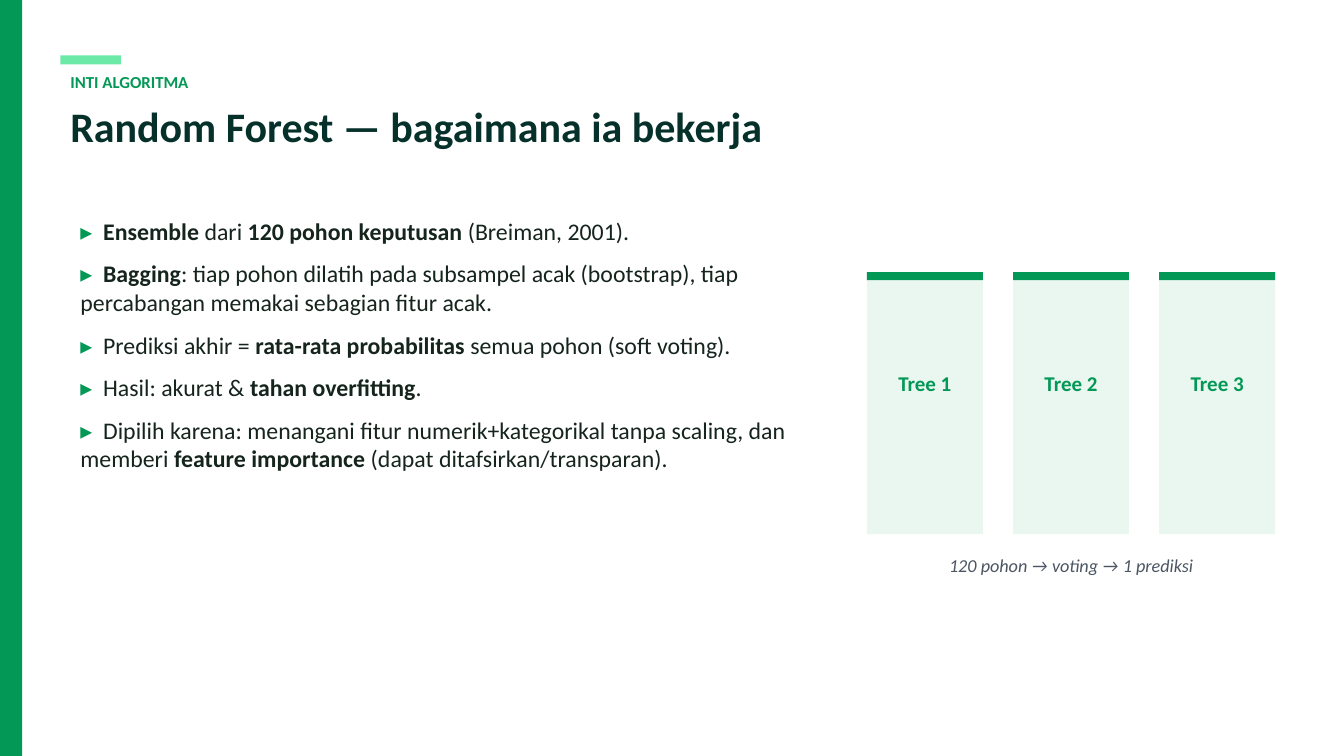
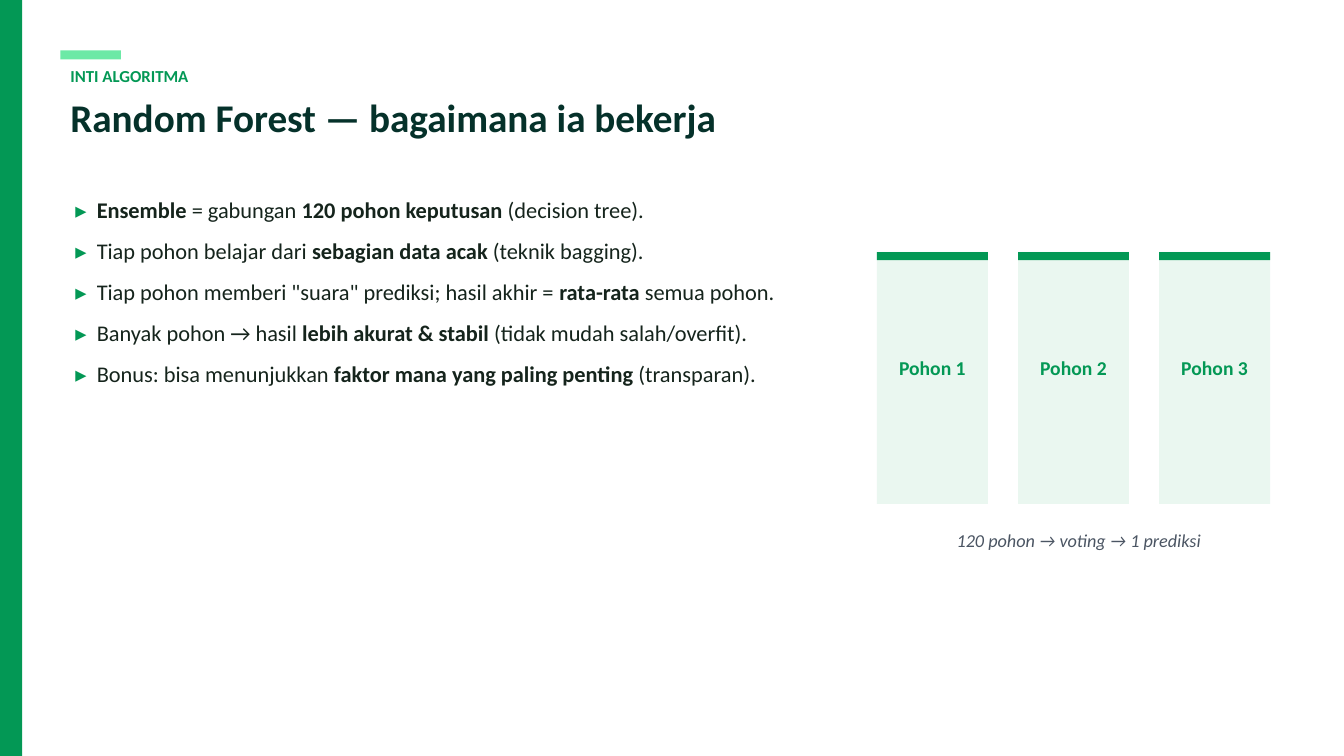
Before and after one commit to steffenkwik/machinelearning-ai, a slide deck: slide 5 of StuntCare_AI_Presentation.pptx. Drawn at 1344x756 pixels with LibreOffice and Linux fonts; fonts in the diff are those of the drawing. Boxes give left, top, right and bottom in pixels: in the first picture for what was removed or moved away, otherwise in the second. Text is boxed around its words. In the diff, an @@ line names an element or a change of style, - is before the commit and + after.

```diff
--- a/StuntCare_AI_Presentation.pptx
+++ b/StuntCare_AI_Presentation.pptx
@@ rectangle: place and size @@
-rectangle at (60,55,121,65)
+rectangle at (60,50,121,59)
@@ text "Random Forest — bagaimana ia ...": place and size @@
-text "Random Forest — bagaimana ia ..." at (70,112,762,149)
+text "Random Forest — bagaimana ia ..." at (70,104,715,139)
@@ text "Random Forest — bagaimana ia ..." at (70,104,715,139): size 30 to 28 pt @@
@@ text "INTI ALGORITMA": place and size @@
-text "INTI ALGORITMA" at (70,77,188,88)
+text "INTI ALGORITMA" at (70,71,188,82)
@@ text at (97,202,774,386): text changed; size 17 to 16 pt @@
-▸ Ensemble dari 120 pohon keputusan (Breiman, 2001).
-▸ Bagging: tiap pohon dilatih pada subsampel acak (bootstrap), tiap percabangan memakai sebagian fitur acak.
-▸ Prediksi akhir = rata-rata probabilitas semua pohon (soft voting).
-▸ Hasil: akurat & tahan overfitting.
-▸ Dipilih karena: menangani fitur numerik+kategorikal tanpa scaling, dan memberi feature importance (dapat ditafsirkan/transparan).
+▸ Ensemble = gabungan 120 pohon keputusan (decision tree).
+▸ Tiap pohon belajar dari sebagian data acak (teknik bagging).
+▸ Tiap pohon memberi "suara" prediksi; hasil akhir = rata-rata semua pohon.
+▸ Banyak pohon → hasil lebih akurat & stabil (tidak mudah salah/overfit).
+▸ Bonus: bisa menunjukkan faktor mana yang paling penting (transparan).
@@ rectangle: place and size @@
-rectangle at (867,272,983,280)
+rectangle at (877,252,988,260)
@@ rectangle: place and size @@
-rectangle at (867,272,983,534)
+rectangle at (877,252,988,504)
@@ rectangle: place and size @@
-rectangle at (1013,272,1129,280)
+rectangle at (1018,252,1129,260)
@@ rectangle: place and size @@
-rectangle at (1013,272,1129,534)
+rectangle at (1018,252,1129,504)
@@ rectangle: place and size @@
-rectangle at (1159,272,1275,280)
+rectangle at (1159,252,1270,260)
@@ rectangle: place and size @@
-rectangle at (1159,272,1275,534)
+rectangle at (1159,252,1270,504)
@@ text at (899,361,966,375): text changed; size 15 to 14 pt @@
-Tree 1
+Pohon 1
@@ text at (1040,361,1107,375): text changed; size 15 to 14 pt @@
-Tree 2
+Pohon 2
@@ text at (1181,361,1248,375): text changed; size 15 to 14 pt @@
-Tree 3
+Pohon 3
@@ text "120 pohon → voting → ...": place and size @@
-text "120 pohon → voting → ..." at (949,559,1193,575)
+text "120 pohon → voting → ..." at (957,534,1201,550)
```
Also in this commit, not shown: 7 other slides changed, 6 slides added, 6 slides removed, 7 other files.
